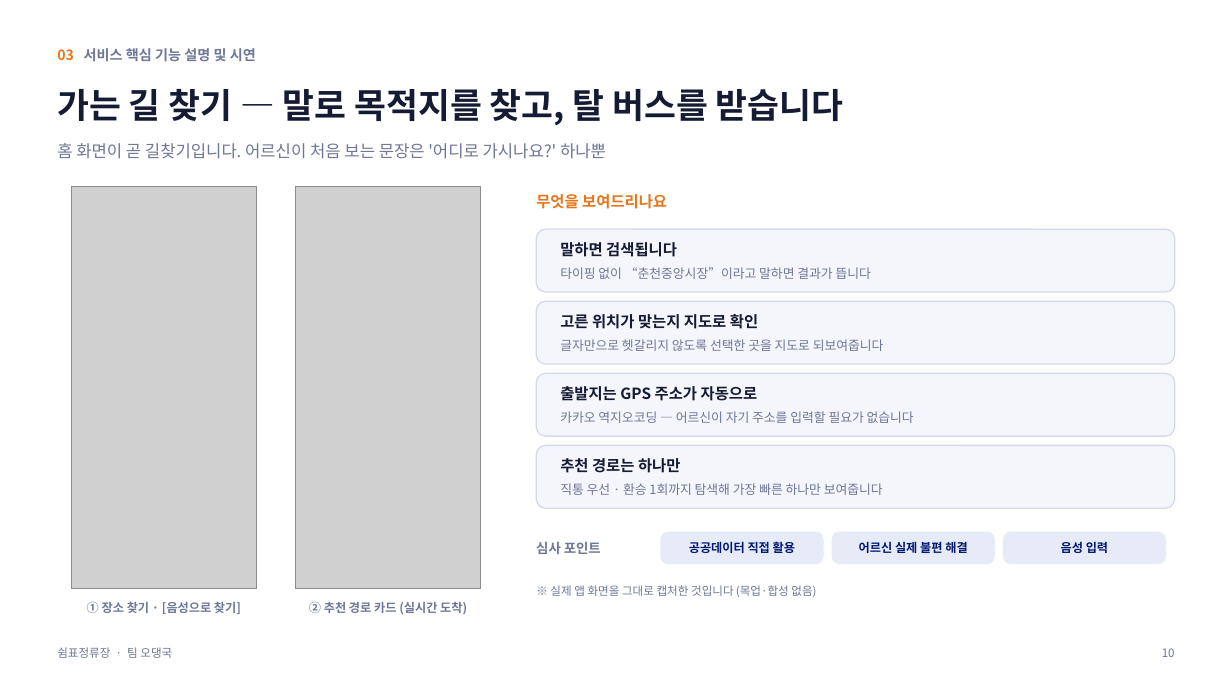
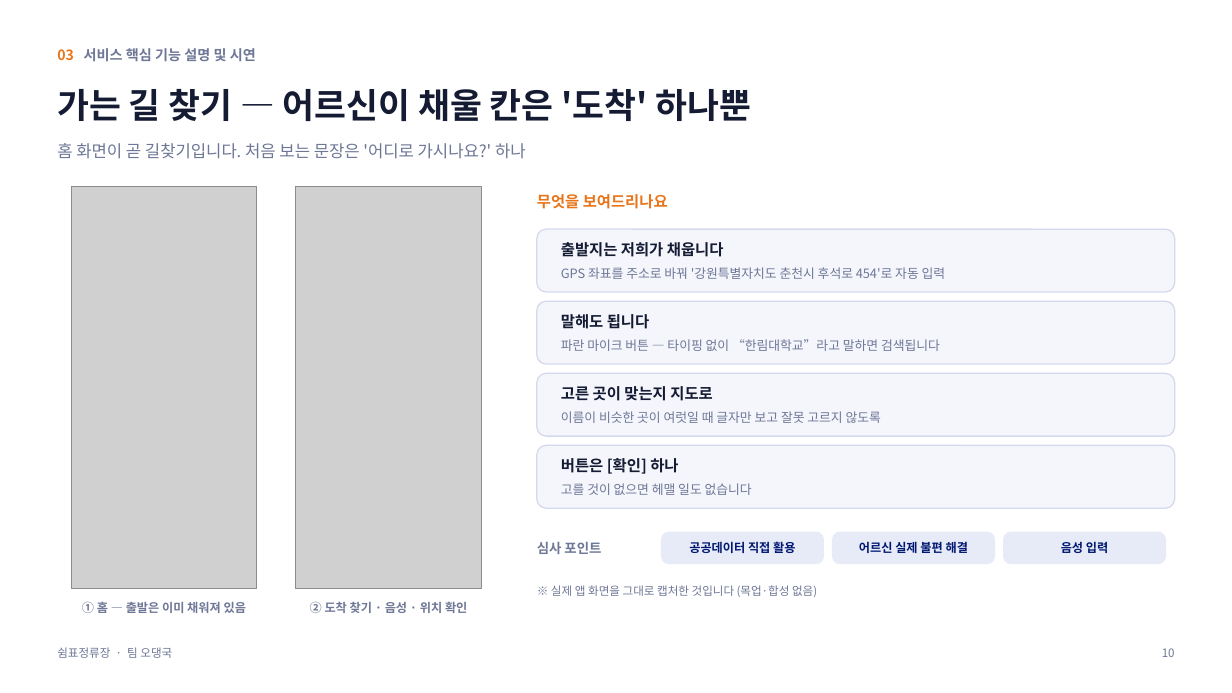
Before and after one commit to less82/chuncheon-busstop, a slide deck: slide 10 of 쉼표정류장_발표자료_팀오댕국_v2.pptx. Drawn at 1232x693 pixels with LibreOffice and Linux fonts; fonts in the diff are those of the drawing; grey boxes stand for pictures. Boxes give left, top, right and bottom in pixels: in the first picture for what was removed or moved away, otherwise in the second. Text is boxed around its words. In the diff, an @@ line names an element or a change of style, - is before the commit and + after.

```diff
--- a/쉼표정류장_발표자료_팀오댕국_v2.pptx
+++ b/쉼표정류장_발표자료_팀오댕국_v2.pptx
@@ text at (57, 89, 752, 121): text changed @@
-가는 길 찾기 — 말로 목적지를 찾고, 탈 버스를 받습니다
+가는 길 찾기 — 어르신이 채울 칸은 '도착' 하나뿐
@@ text at (57, 143, 526, 159): text changed @@
-홈 화면이 곧 길찾기입니다. 어르신이 처음 보는 문장은 '어디로 가시나요?' 하나뿐
+홈 화면이 곧 길찾기입니다. 처음 보는 문장은 '어디로 가시나요?' 하나
@@ text at (561, 242, 724, 257): text changed @@
-말하면 검색됩니다
+출발지는 저희가 채웁니다
@@ text at (561, 267, 946, 279): text changed @@
-타이핑 없이 “춘천중앙시장”이라고 말하면 결과가 뜹니다
+GPS 좌표를 주소로 바꿔 '강원특별자치도 춘천시 후석로 454'로 자동 입력
@@ text at (561, 314, 649, 329): text changed @@
-고른 위치가 맞는지 지도로 확인
+말해도 됩니다
@@ text at (561, 339, 940, 351): text changed @@
-글자만으로 헷갈리지 않도록 선택한 곳을 지도로 되보여줍니다
+파란 마이크 버튼 — 타이핑 없이 “한림대학교”라고 말하면 검색됩니다
@@ text at (561, 386, 712, 401): text changed @@
-출발지는 GPS 주소가 자동으로
+고른 곳이 맞는지 지도로
@@ text at (561, 411, 881, 423): text changed @@
-카카오 역지오코딩 — 어르신이 자기 주소를 입력할 필요가 없습니다
+이름이 비슷한 곳이 여럿일 때 글자만 보고 잘못 고르지 않도록
@@ text at (561, 458, 678, 474): text changed @@
-추천 경로는 하나만
+버튼은 [확인] 하나
@@ text at (561, 483, 752, 495): text changed @@
-직통 우선 · 환승 1회까지 탐색해 가장 빠른 하나만 보여줍니다
+고를 것이 없으면 헤맬 일도 없습니다
@@ text at (82, 601, 246, 613): text changed @@
-① 장소 찾기 · [음성으로 찾기]
+① 홈 — 출발은 이미 채워져 있음
@@ text at (310, 601, 467, 613): text changed @@
-② 추천 경로 카드 (실시간 도착)
+② 도착 찾기 · 음성 · 위치 확인
```
Also in this commit, not shown: 4 other slides changed, 15 other files.
